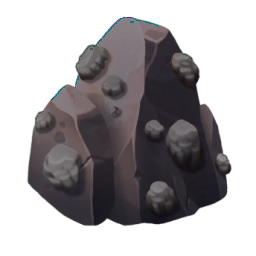
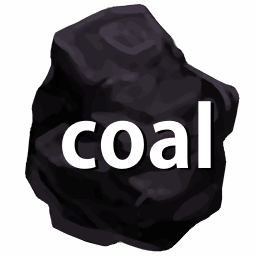
Before/after of a (256, 256) layered artwork. What changed in the layer stack:
removed layer "Paint Layer 2" (was darken) over left=24, top=3, right=240, bottom=252
removed layer "Paint Layer 1" (was saturation, 94%) over left=24, top=3, right=240, bottom=252
painted on "Background" over left=24, top=3, right=240, bottom=252
